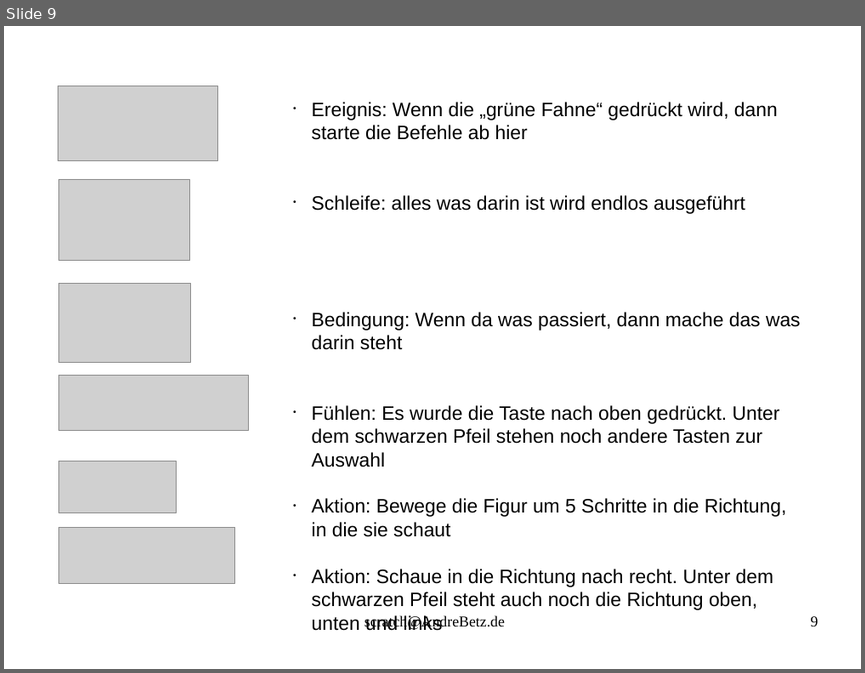
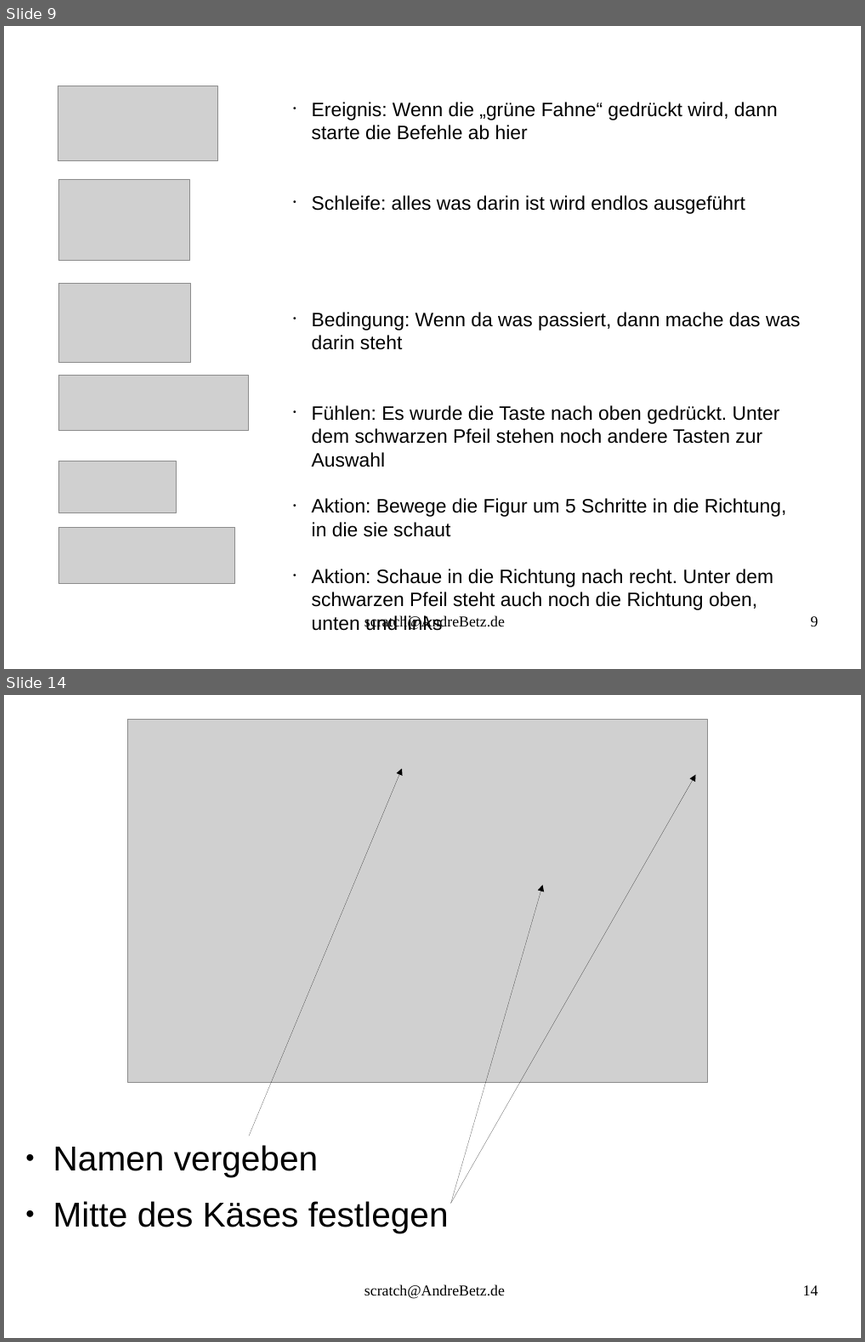
Before and after one commit to sky4walk/documents, a slide deck: ProgrammierkursScratchSpiel.odp. Shown one above the other, each under a label of ours: slide 9 before the commit, slides 9 and 14 after it; the slides between them are not shown. The pictures are 865x673 and 865x1342 pixels, drawn with LibreOffice and Linux fonts; fonts in the diff are those of the drawing; grey boxes stand for pictures. Boxes give left, top, right and bottom in pixels: in the first picture for what was removed or moved away, otherwise in the second. Text is boxed around its words. In the diff, an @@ line names an element or a change of style, - is before the commit and + after.

```diff
--- a/ProgrammierkursScratchSpiel.odp
+++ b/ProgrammierkursScratchSpiel.odp
@@ slide 14 added at (4, 695, 861, 1338), background #FFFFFF @@
@@ picture added at (127, 719, 709, 1082) @@
@@ arrow added from (249, 1136) to (402, 768), #000000 0 pt @@
@@ arrow added from (451, 1203) to (696, 774), #000000 0 pt @@
@@ arrow added from (451, 1203) to (543, 885), #000000 0 pt @@
@@ text added at (53, 1145, 449, 1233), 32 pt, text #000000 @@
+● Namen vergeben
+● Mitte des Käses festlegen
@@ text added at (364, 1284, 505, 1299), 14 pt, text #000000 @@
+scratch@AndreBetz.de
@@ page number added at (803, 1285, 818, 1295), 14 pt, text #000000 @@
+14
```
Also in this commit, not shown: 8 other slides added, 1 other file.
